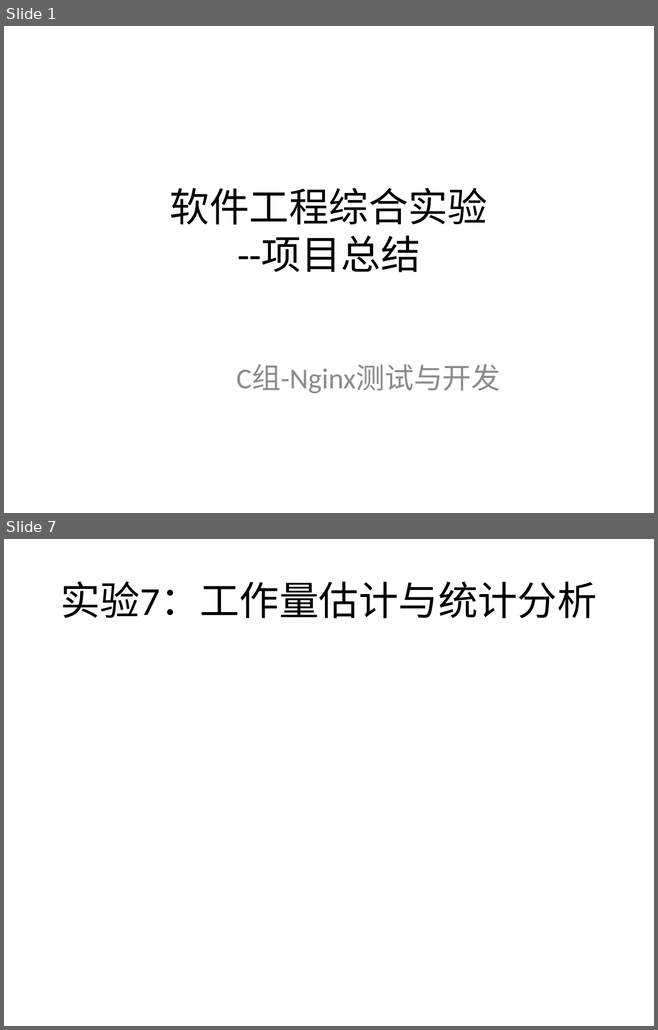
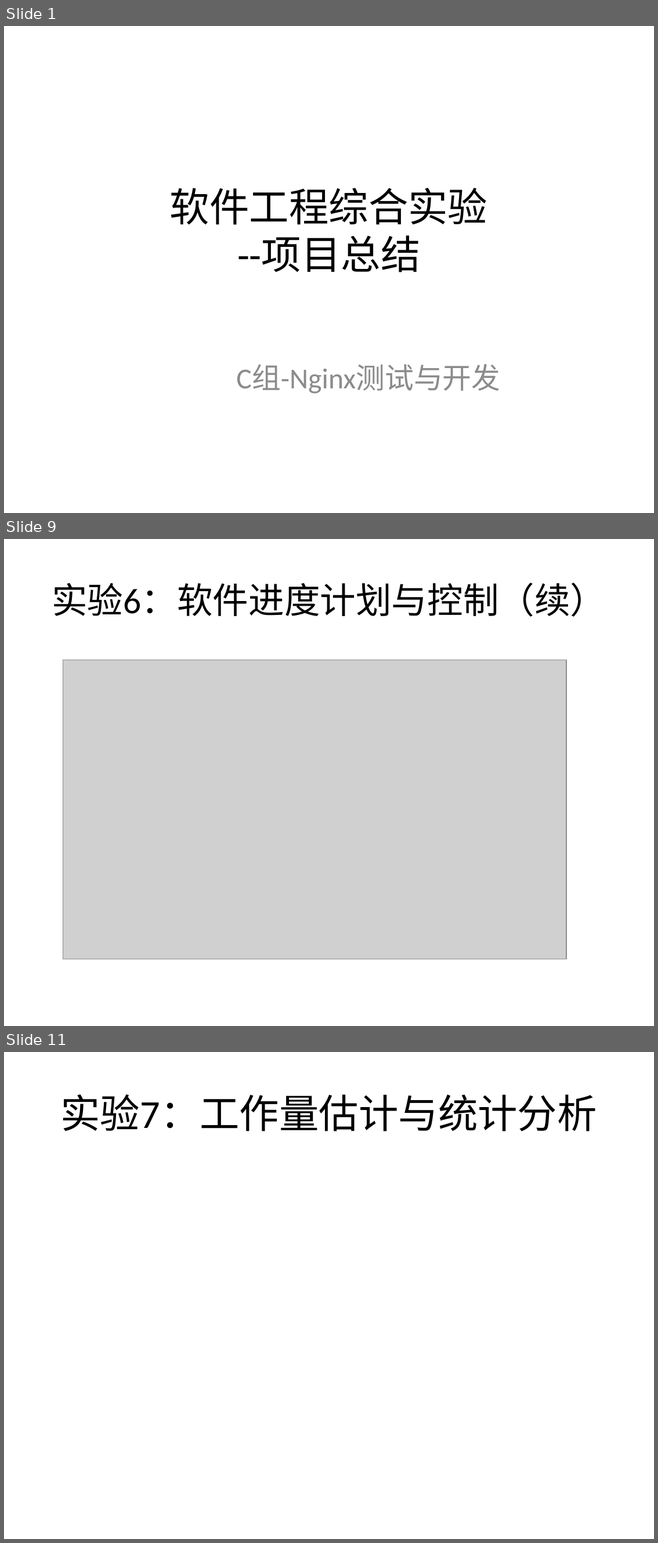
Before and after one commit to bhsei/16TeamC, a slide deck: 2.项目PPT/十七周-项目总结.pptx. Shown one above the other, each under a label of ours: slides 1 and 7 before the commit, slides 1, 9 and 11 after it; the slides between them are not shown. The pictures are 658x1030 and 658x1543 pixels, drawn with LibreOffice and Linux fonts; fonts in the diff are those of the drawing; grey boxes stand for pictures. Boxes give left, top, right and bottom in pixels: in the first picture for what was removed or moved away, otherwise in the second. Text is boxed around its words. In the diff, an @@ line names an element or a change of style, - is before the commit and + after.

```diff
--- a/2.项目PPT/十七周-项目总结.pptx
+++ b/2.项目PPT/十七周-项目总结.pptx
@@ slide 9 added at <box>4,539,654,1026</box>, background #FFFFFF @@
@@ title added at <box>52,583,605,617</box>, 39.6 pt, text #000000 @@
+实验6：软件进度计划与控制（续）
@@ picture added at <box>63,660,566,959</box> @@
@@ what was slide 7 is now slide 11 @@
```
Also in this commit, not shown: 6 slides changed, 5 other slides added, 2 slides removed, 1 other file.
